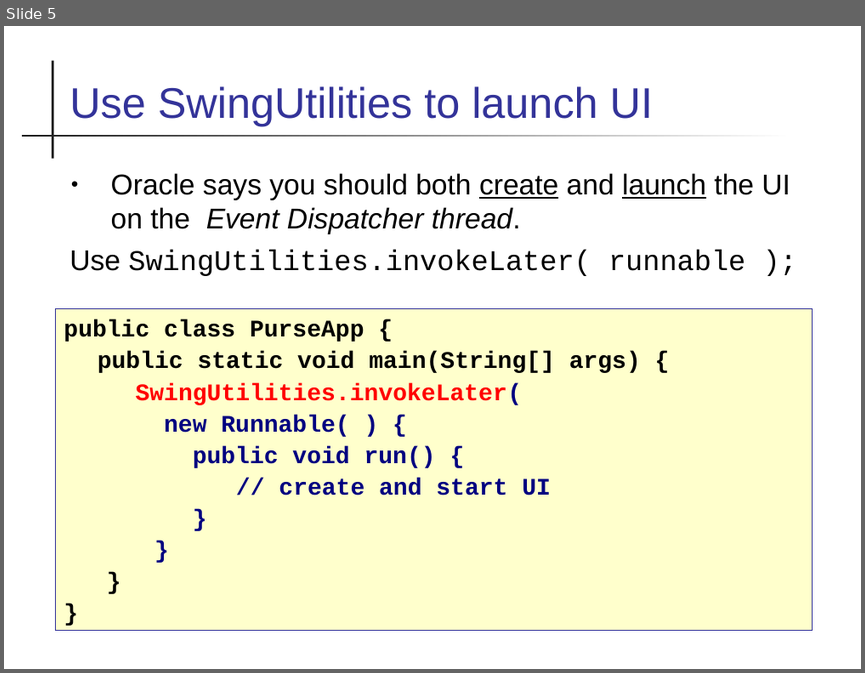
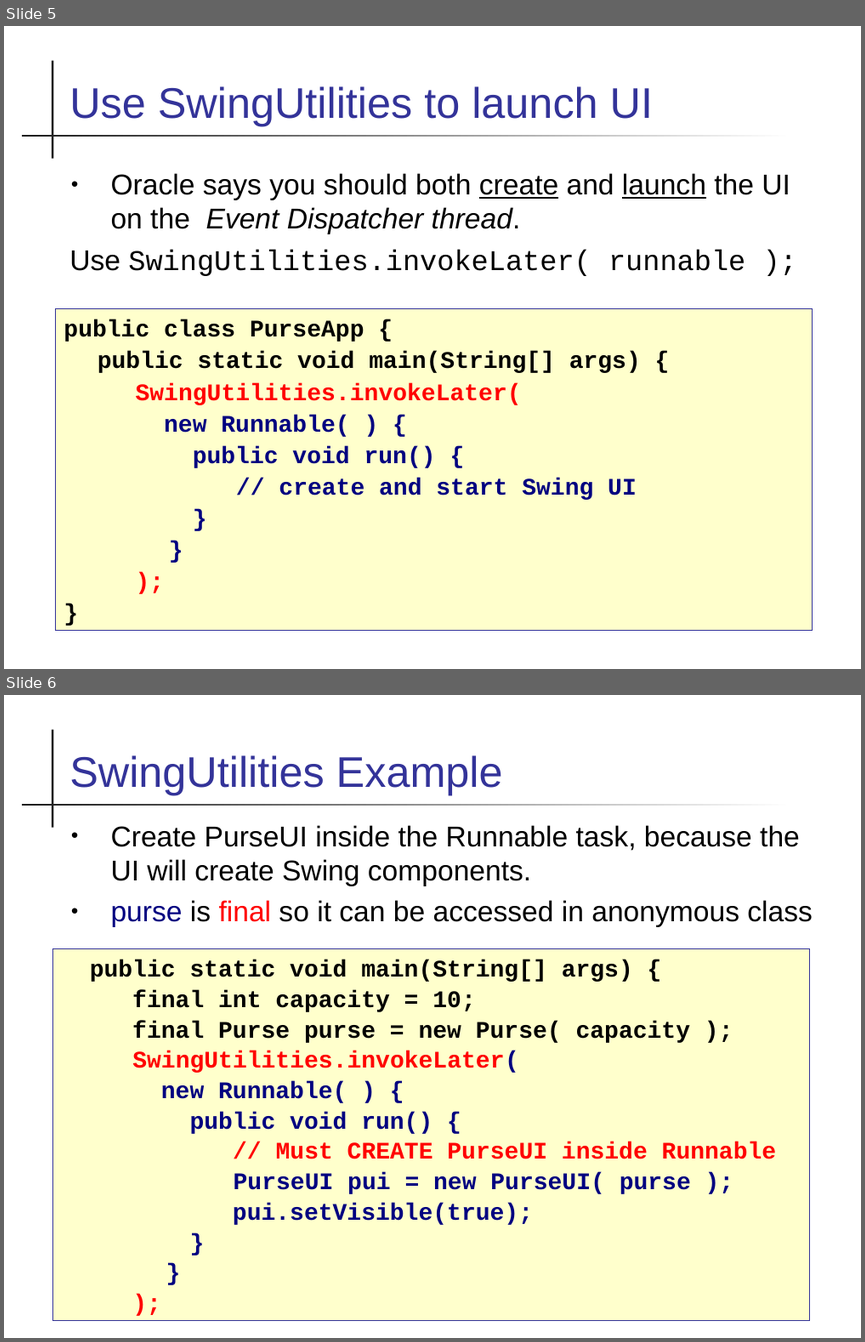
Before and after one commit to skeoop/skeoop.github.io, a slide deck: week12/Threads in Swing.ppt. Shown one above the other, each under a label of ours: slide 5 before the commit, slides 5 and 6 after it. The pictures are 865x673 and 865x1342 pixels, drawn with LibreOffice and Linux fonts; fonts in the diff are those of the drawing. Boxes give left, top, right and bottom in pixels: in the first picture for what was removed or moved away, otherwise in the second. Text is boxed around its words. In the diff, an @@ line names an element or a change of style, - is before the commit and + after.

Commit message:
update swingworker example

```diff
--- a/week12/Threads in Swing.ppt
+++ b/week12/Threads in Swing.ppt
@@ slide 6 added at <box>4,695,861,1338</box>, background #FFFFFF; not listed: 2 template elements that a slide beside it also shows @@
@@ title added at <box>69,755,503,795</box>, 36 pt, text #333399 @@
+SwingUtilities Example
@@ text added at <box>111,825,812,927</box>, 24 pt, text #000000 @@
+● Create PurseUI inside the Runnable task, because the UI will create Swing components.
+● purse is final so it can be accessed in anonymous class
@@ rectangle added at <box>52,948,810,1320</box>, fill #FFFFCC, outline #333399 0.74 pt, 20 pt, text #000000, bold @@
+public static void main(String[] args) {
+final int capacity = 10;
+final Purse purse = new Purse( capacity );
+SwingUtilities.invokeLater(
+new Runnable( ) {
+public void run() {
+// Must CREATE PurseUI inside Runnable
+PurseUI pui = new PurseUI( purse );
+pui.setVisible(true);
+}
+}
+);
@@ slide 5 changed as well @@
@@ text in rectangle at <box>55,309,812,630</box>: paragraph added @@
+);
@@ text in rectangle at <box>55,309,812,630</box>: paragraph removed @@
-}
@@ text in rectangle at <box>136,383,522,405</box>: text colour #000080 to #FF0000 in "SwingUtilities.invokeLater(" @@
@@ text in rectangle at <box>279,477,636,499</box>: text changed @@
-// create and start UI
+// create and start Swing UI
```
Also in this commit, not shown: 2 other slides changed, 2 other slides added, 1 other file.
